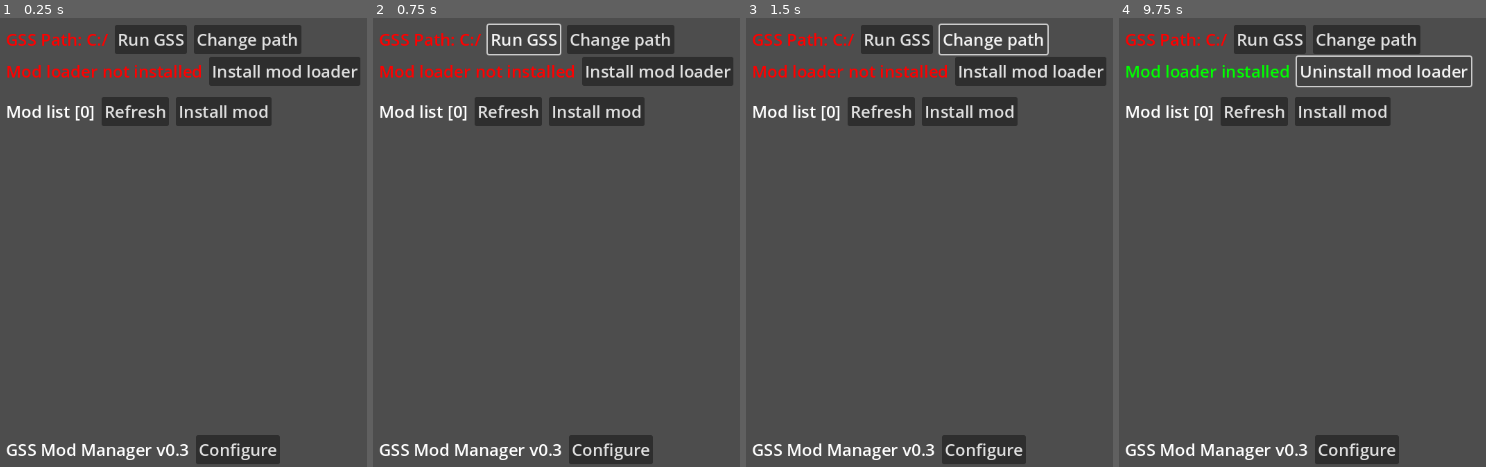
Above: before the commit, frames 1-4 (left to right).
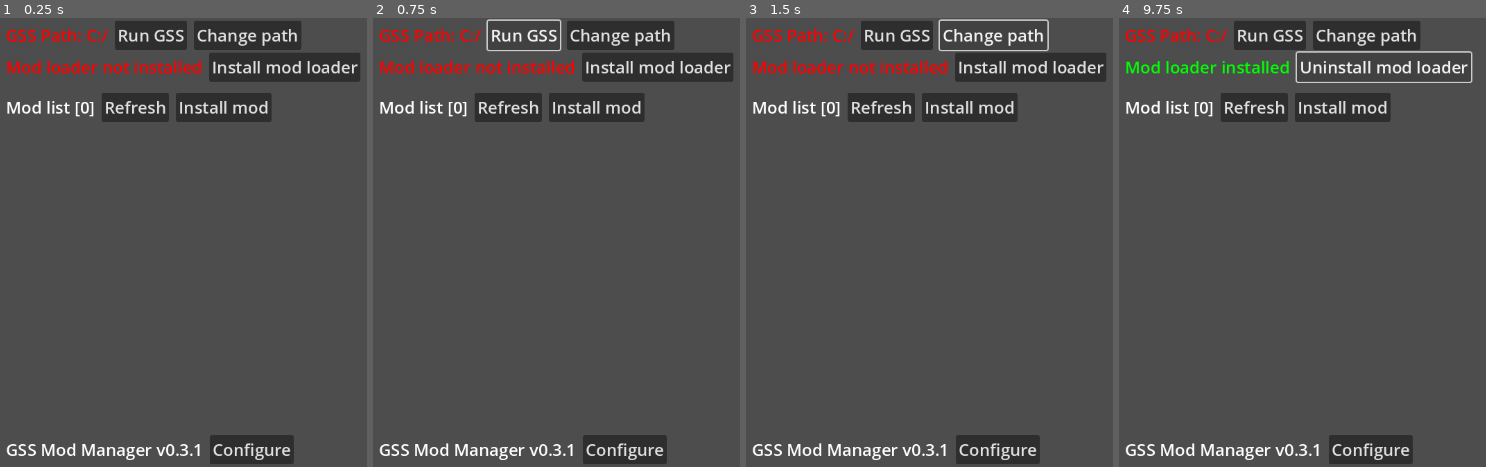
Above: after the commit, the same moments.

Repository: nieboczek/gss-mod-manager
Game: Godot game, scene res://mod_manager.tscn
Same seed, same stepped clock (60 frames per second), same inputs: the game is played once before the commit and once after it.
Inputs:
- Up to frame 1 (0.25 s): no input
- Up to frame 2 (0.75 s): click "Run GSS" at 0.5 s
- Up to frame 3 (1.5 s): click "Change path" at 1.25 s
- Up to frame 4 (9.75 s): click "Refresh" at 2 s; click "Install mod" at 2.75 s; click "Run GSS" at 3.5 s; click "Change path" at 4.25 s; click "Refresh" at 5 s; click "Install mod" at 5.75 s; click "Run GSS" at 6.5 s; click "Change path" at 7.25 s; click "Refresh" at 8 s; click "Install mod" at 8.75 s; click "Install mod loader" at 9.5 s

The runs differ from the first frame. In frame 1, 7.1% of the frame differs, in the area x 1-99%, y 0-100%; in frame 2, 7.1%; in frame 3, 7.1%; in frame 4, 7.0%.
Error before the commit: Trying to assign value of type 'Nil' to a variable of type 'String'. (res://scripts/mod_manager.gd:178)
Error after the commit: Trying to assign value of type 'Nil' to a variable of type 'String'. (res://scripts/mod_manager.gd:177)

Commit message:
fix mod containers overlapping each other

Diff:
--- a/mod_container.tscn
+++ b/mod_container.tscn
@@ -4,8 +4,9 @@
 [ext_resource type="Script" path="res://scripts/mod_container.gd" id="2_008ft"]
 
 [node name="ModContainer" type="HBoxContainer"]
-offset_right = 40.0
-offset_bottom = 40.0
+custom_minimum_size = Vector2(449, 42)
+offset_right = 449.0
+offset_bottom = 42.0
 theme = ExtResource("1_iry1s")
 script = ExtResource("2_008ft")
 
--- a/mod_manager.tscn
+++ b/mod_manager.tscn
@@ -24,7 +24,8 @@
 grow_horizontal = 2
 grow_vertical = 2
 theme_override_constants/margin_left = 10
-theme_override_constants/margin_top = 10
+theme_override_constants/margin_top = 4
+theme_override_constants/margin_bottom = 4
 
 [node name="MainContainer" type="VBoxContainer" parent="MarginContainer"]
 layout_mode = 2
@@ -80,27 +81,29 @@
 layout_mode = 2
 text = "Install mod"
 
-[node name="ScrollContainer" type="ScrollContainer" parent="MarginContainer/MainContainer"]
+[node name="MarginContainer" type="MarginContainer" parent="MarginContainer/MainContainer"]
+layout_mode = 2
+size_flags_vertical = 3
+theme_override_constants/margin_left = 24
+theme_override_constants/margin_top = 4
+
+[node name="ScrollContainer" type="ScrollContainer" parent="MarginContainer/MainContainer/MarginContainer"]
 layout_mode = 2
 size_flags_vertical = 3
 
-[node name="MarginContainer" type="MarginContainer" parent="MarginContainer/MainContainer/ScrollContainer"]
+[node name="ModContainers" type="VBoxContainer" parent="MarginContainer/MainContainer/MarginContainer/ScrollContainer"]
 layout_mode = 2
-theme_override_constants/margin_left = 24
 
 [node name="ModManagerContainer" type="HBoxContainer" parent="MarginContainer/MainContainer"]
 layout_mode = 2
 
 [node name="ModManagerLabel" type="Label" parent="MarginContainer/MainContainer/ModManagerContainer"]
 layout_mode = 2
-text = "GSS Mod Manager v0.3"
+text = "GSS Mod Manager v0.3.1"
 
 [node name="ConfigureButton" type="Button" parent="MarginContainer/MainContainer/ModManagerContainer"]
 layout_mode = 2
 text = "Configure"
-
-[node name="BottomMargin" type="MarginContainer" parent="MarginContainer/MainContainer"]
-layout_mode = 2
 
 [node name="ConfigPanel" type="Panel" parent="."]
 visible = false
--- a/scripts/mod_manager.gd
+++ b/scripts/mod_manager.gd
@@ -3,7 +3,7 @@
 @onready var main = $MarginContainer/MainContainer
 @onready var file_dialog = $FileDialog
 @onready var config_panel = $ConfigPanel
-@onready var mod_containers: Control = main.get_node("ScrollContainer/MarginContainer")
+@onready var mod_containers: Control = main.get_node("MarginContainer/ScrollContainer/ModContainers")
 
 @onready var path_container: PathContainer = main.get_node("PathContainer")
 @onready var mod_loader_container: ModLoaderContainer = main.get_node("ModLoaderContainer")
@@ -30,9 +30,8 @@
 # NOTE: Only test in exported! (Unless you find a way to do it in the editor)
 
 # TODO: Make editor for editing config configurable
-# ^^^^^ Alternate solution: Try to make a standard on how to comment your config.
+# ^^^^^ Better, alternative solution: Try to make a standard on how to write config.
 # ^^^^^ Then make the config editor built in (Topic to discuss)
-# TODO: Clean up this mess
 # TODO: Get icon
 
 ## Returns dictionary with the schema { mod_name (String): on (bool) }
